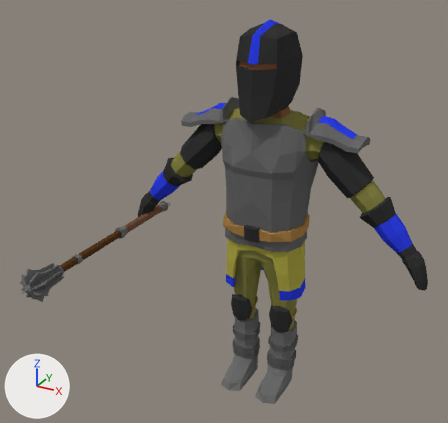
The Blender file Models/Mid_Knight.blend: old version first, new version second.
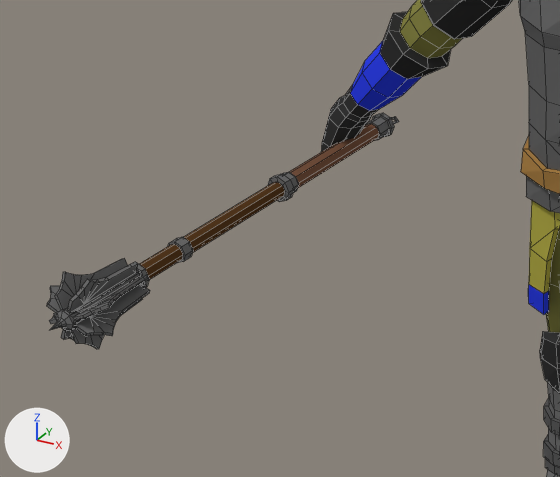
Each version appears first whole from a 50 mm lens placed at (0.541, -1.177, 1.027), pointed at (-0.039, -0.123, 0.5), and next in a close-up on the part from 0% to 53% of the width and 36% to 84% of the height. The axes (+X, +Y, +Z) are drawn at lower left. The lights are the same throughout. The close-ups show mesh edges as thin lines.

Script lines for the objects in view, before the commit:
```python
me_mid_knight = bpy.data.meshes.new('Mid_Knight')
me_mid_knight.from_pydata(...)  # 1824 vertices, 1873 faces; spans x -0.371..0.37, y -0.428..0.111, z -0.008..0.881
me_mid_knight.materials.append(mat_chest_armor_001)  # dark grey #686868
me_mid_knight.materials.append(mat_arm_leg_head_armor_001)  # black #353535
me_mid_knight.materials.append(mat_clan_color_001)  # blue #2e3fe7
me_mid_knight.materials.append(mat_leather_belt_001)  # brown #ad8348
me_mid_knight.materials.append(mat_boots1_001)  # dark grey #6e6e6e
me_mid_knight.materials.append(mat_boots2_001)  # dark grey #5a5a5a
me_mid_knight.materials.append(mat_suit_001)  # yellow #858344
me_mid_knight.materials.append(mat_skin_001)  # brown #885d3e
me_mid_knight.materials.append(mat_cloth_skirt_001)  # yellow #b2ab48
me_mid_knight.materials.append(mat_metal_001)  # dark grey #6e6e6e
me_mid_knight.materials.append(mat_wood_001)  # brown #573a1f
me_mid_knight.materials.append(mat_handle_001)  # brown #795440
ob_mid_knight = bpy.data.objects.new('Mid Knight', me_mid_knight)
ob_mid_knight.location = (0.0, 0.0, 0.0)
```
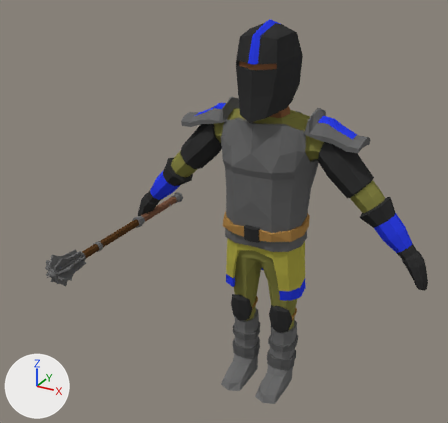
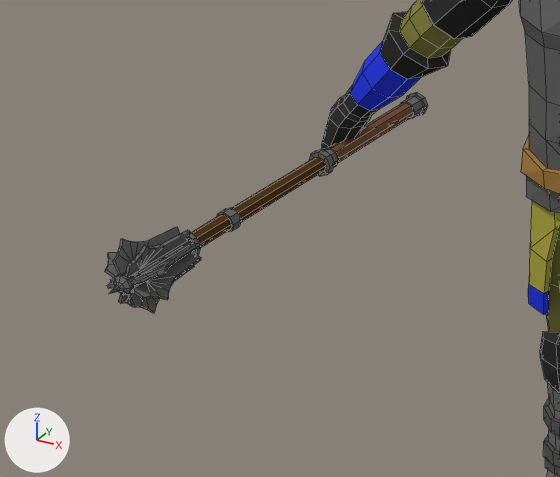
The change, as a diff of the scene's bpy script:
```diff
--- a/Models/Mid_Knight.blend.py
+++ b/Models/Mid_Knight.blend.py
@@ me_mid_knight @@
 me_mid_knight.from_pydata(...)  # 1824 vertices, 1873 faces; spans x -0.371..0.37, y -0.428..0.111, z -0.008..0.881
 # used by ob_mid_knight; location = (0.0, 0.0, 0.0)
+# me_mid_knight part 1: the loose piece of 378 vertices spanning x -0.371..-0.3, y -0.428..0.09, z 0.339..0.41 is moved by (0.0, 0.071, 0.0)
 me_mid_knight.materials.append(mat_chest_armor_001)
```

What differs and where, as boxes (x1, y1, x2, y2) in the close-ups (560 x 477 px; the box of a moved part takes in the faces that stretch with it):
'Mid Knight', reshaped: before (47, 0, 560, 477); after (105, 0, 560, 477)
part 1 of me_mid_knight, moved or reshaped: before (47, 113, 394, 349); after (105, 93, 428, 313)
